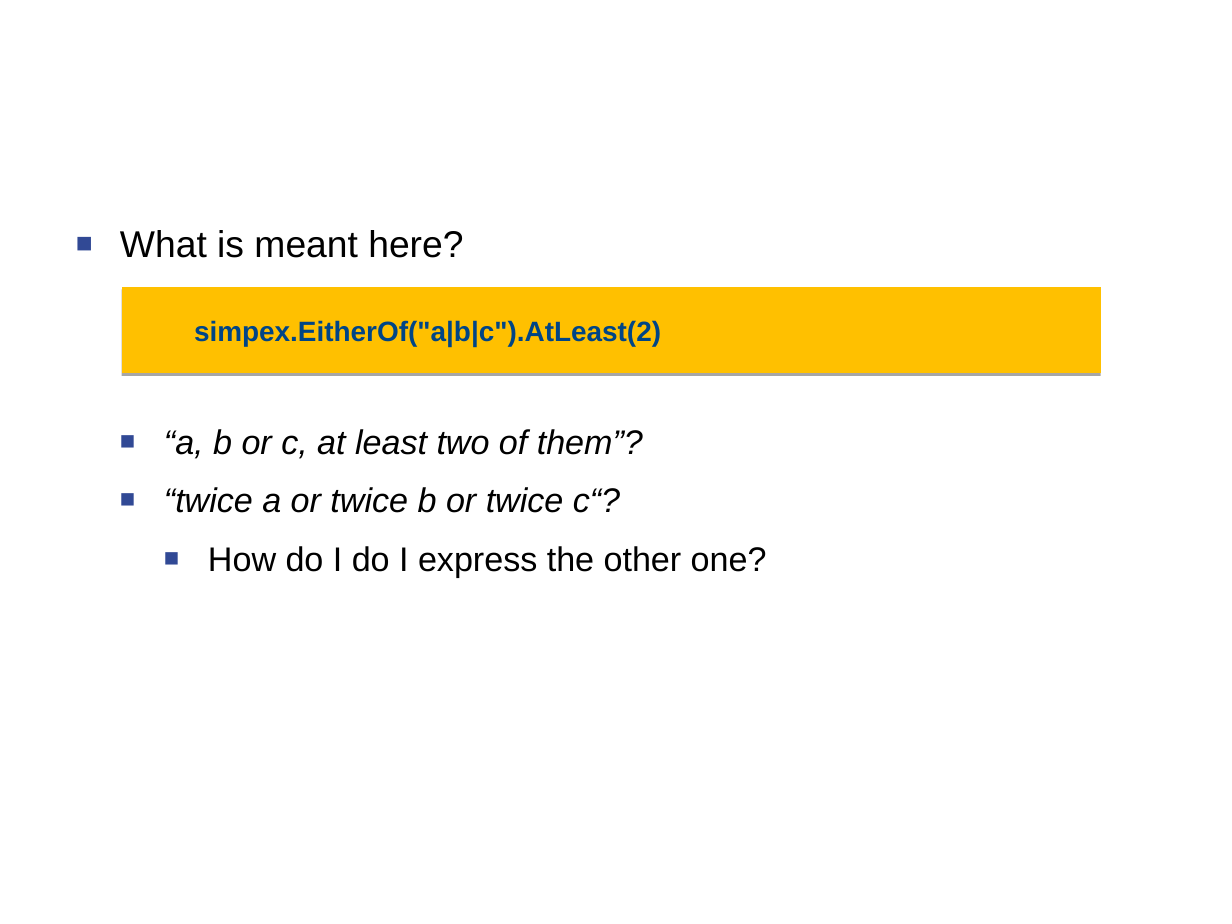
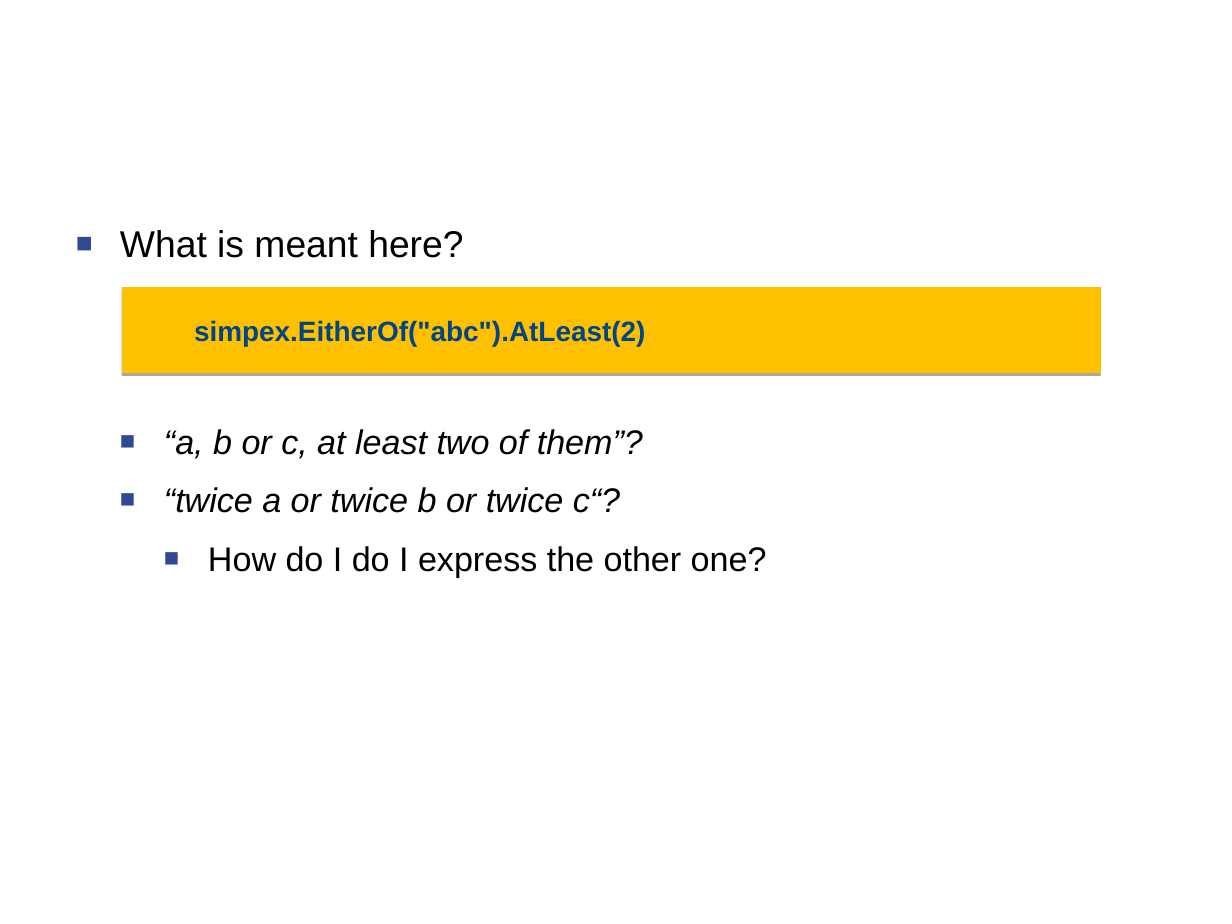
Before and after one commit to Timothep/Talk.LostInTranslation, a slide deck: slide 24 of LostInTranslation.odp (slide 23 before the commit). Drawn at 1232x924 pixels with LibreOffice and Linux fonts; fonts in the diff are those of the drawing; background and template pictures are left out. Boxes give left, top, right and bottom in pixels: in the first picture for what was removed or moved away, otherwise in the second. Text is boxed around its words. In the diff, an @@ line names an element or a change of style, - is before the commit and + after.

```diff
--- a/LostInTranslation.odp
+++ b/LostInTranslation.odp
@@ text in freeform shape at box(194, 320, 646, 346): text changed @@
-simpex.EitherOf("a|b|c").AtLeast(2)
+simpex.EitherOf("abc").AtLeast(2)
```
Also in this commit, not shown: 16 other slides changed, 1 slide added.
